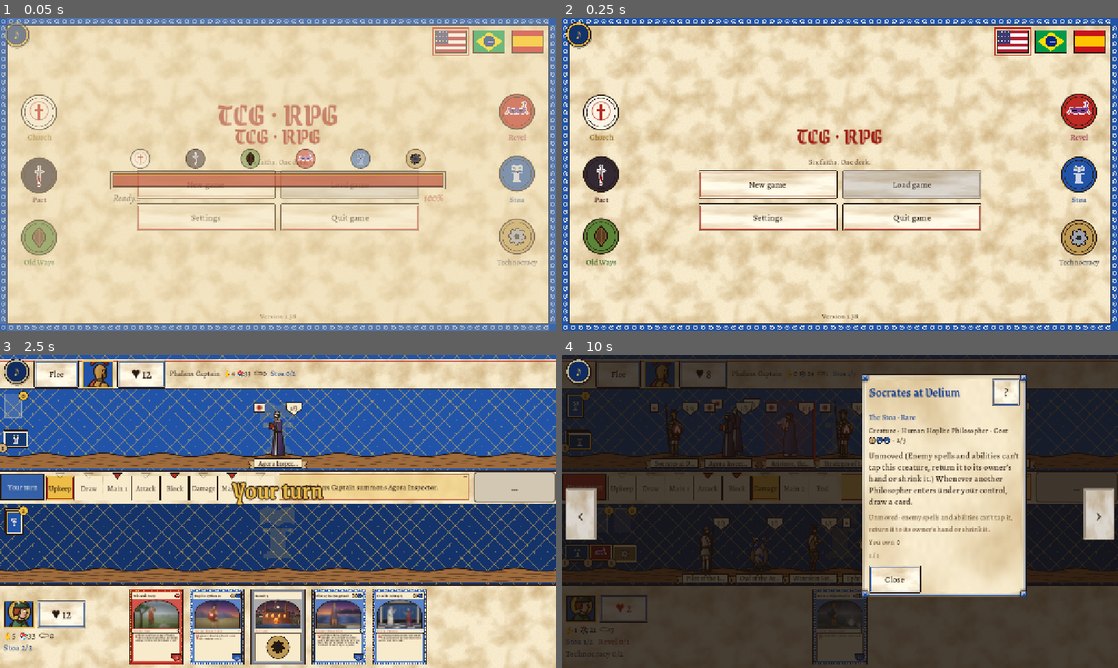
Above: before the commit, frames 1-4 (two rows, left to right).
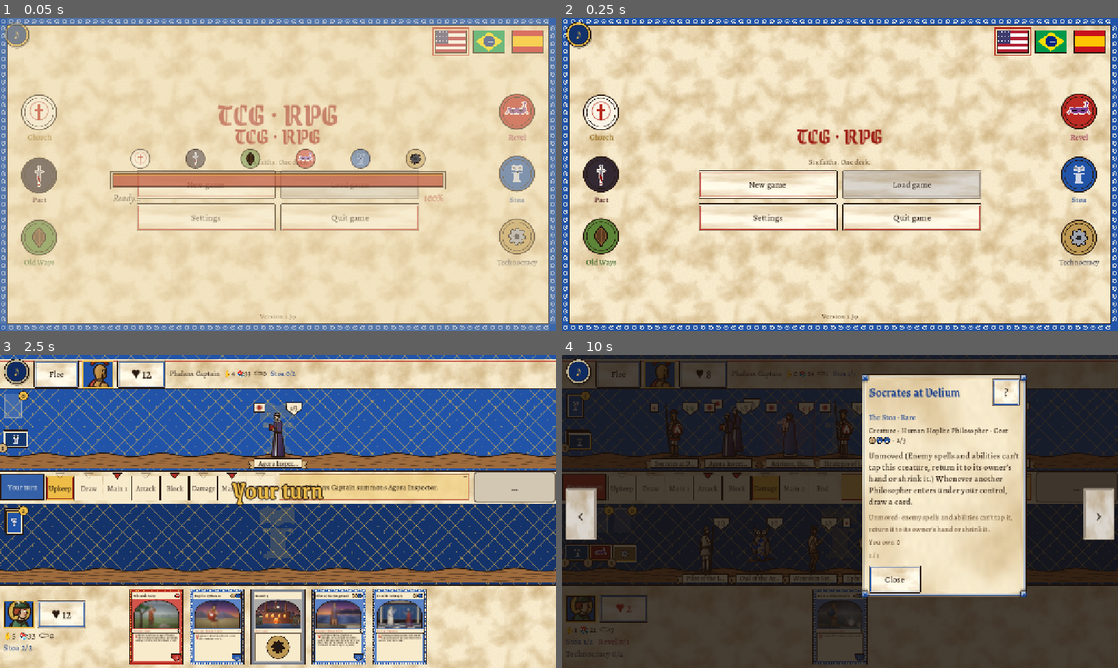
Above: after the commit, the same moments.

Repository: cavaleirobrancopensante/TCG-RPG
Game: Godot game, scene res://tests/smoke_test.tscn
Two runs of this game, one before a commit and one after it. Both use one fixed random seed, a clock stepped at 60 frames per second and the inputs below. This scene is started directly instead of the project's main scene.
Inputs (mouse positions are in pixels of both pictures, inside the frame that each line leads up to):
- Up to frame 1 (0.05 s): no input
- Up to frame 2 (0.25 s): no input
- Up to frame 3 (2.5 s): tap Enter at 0.5, 0.6 s; move the mouse to (400, 495) at 0.52 s; hold Right (ui_right) 0.53-1.25 s; click (400, 495) at 0.67 s; tap Space at 0.77 s; drag from (166, 527) to (250, 574) at 1.27 s; move the mouse to (278, 511) at 2.02 s; hold Right (ui_right) from 2.03 s (still down); tap M at 2.1 s; click (278, 511) at 2.17 s
- Up to frame 4 (10 s): release Right (ui_right) at 2.75 s; drag from (589, 430) to (673, 464) at 2.77 s; drag from (840, 436) to (867, 511) at 3.52 s; drag from (867, 436) to (756, 433) at 4.27 s; move the mouse to (701, 486) at 5.02 s; hold Down (ui_down) 5.03-5.75 s; tap Keypad Enter at 5.1 s; click (701, 486) at 5.17 s; drag from (895, 436) to (728, 527) at 5.77 s; click "Flee" at 6.5 s; drag from (895, 436) to (895, 442) at 7.27 s; drag from (923, 436) to (812, 574) at 8.02 s; move the mouse to (817, 430) at 8.77 s; hold Down (ui_down) 8.78-9.5 s; tap Enter at 8.85 s; click (817, 430) at 8.92 s; drag from (923, 436) to (673, 464) at 9.52 s

The runs differ from the first frame. In frame 1, less than 0.1% of the frame differs, in the area x 52-54%, y 94-97%; in frame 2, less than 0.1%; in frame 3, less than 0.1%, in the area x 48-52%, y 17-33%; in frame 4, less than 0.1%.
Error in both runs: Invalid call. Nonexistent function 'find_child' in base 'Nil'. (res://tests/smoke_test.gd:811)

Commit message:
1.39: smoother duels (fewer repaints, no idle bob, slow glow, hand rebuilt only on change)
Co-Authored-By: Claude Opus 5.5 <noreply@anthropic.com>
Claude-Session: https://claude.ai/code/session_01HitH66itUkjde1DxHgtaC5

Diff:
--- a/project.godot
+++ b/project.godot
@@ -12,7 +12,7 @@
 
 config/name="TCG-RPG"
 config/description="A card-battle RPG: MTG-style rules, Yu-Gi-Oh!-style summons, open world."
-config/version="1.38"
+config/version="1.39"
 run/main_scene="res://scenes/main.tscn"
 config/features=PackedStringArray("4.7", "GL Compatibility")
 boot_splash/bg_color=Color(0.93, 0.86, 0.7, 1)
--- a/scripts/battle/battle_scene.gd
+++ b/scripts/battle/battle_scene.gd
@@ -578,6 +578,7 @@
 	var scene: BattleScene
 	var flashes: Array = []          # [from, to, colour, time left]
 	var _redraw := false
+	var _tick := 0.0
 
 	func flash(from: Vector2, to: Vector2, col: Color, t: float = 0.9) -> void:
 		flashes.append([from, to, col, t])
@@ -591,7 +592,9 @@
 		flashes = flashes.filter(func(fl): return fl[3] > 0.0)
 		# arrows that stay follow their figures while the layout settles
 		var stays: bool = scene != null and scene.st != null and (scene.mode == "attack" or scene.st.phase in ["block", "combat"] or not scene.view_stack.is_empty())
-		if live or _redraw or stays:
+		_tick += delta
+		if (live or _redraw or stays) and _tick >= 1.0 / 30.0:
+			_tick = 0.0
 			_redraw = flashes.size() > 0
 			queue_redraw()
 
@@ -932,9 +935,19 @@
 		(player_info if i == 0 else enemy_info).text = t
 
 
+var _hand_key := ""          # the hand last built: rebuilt only when it changes
+
+
 func _rebuild_hand() -> void:
+	var hand: Array = st.side(0).hand
+	# making card views is the costliest thing in a refresh: keep them while the hand is the same
+	var key := "%s|%s" % [str(hand), str(hand_scale)]
+	if key == _hand_key and hand_box.get_child_count() == hand.size():
+		hand_box.arrange()
+		_update_hand_glow()
+		return
+	_hand_key = key
 	UIKit.clear(hand_box)
-	var hand: Array = st.side(0).hand
 	for idx in hand.size():
 		var cv := CardView.create(hand[idx], hand_scale)
 		var i2 := idx
@@ -1000,7 +1013,7 @@
 			return
 		_t += delta
 		_acc += delta
-		if _acc >= 0.05:
+		if _acc >= 0.2:        # a slow beat: five repaints a second is plenty for a glow
 			_acc = 0.0
 			queue_redraw()
 
--- a/scripts/battle/summon_figure.gd
+++ b/scripts/battle/summon_figure.gd
@@ -94,14 +94,18 @@
 ## Painting a figure is costly, so redraw only while something moves: every frame during
 ## animations, a few times a second for the idle bob and the pulsing marks.
 func _process(delta: float) -> void:
-	_bob += delta * 2.2
 	var animating := summon_t < 1.0 or fade < 1.0 or flash > 0.0 or lunge != Vector2.ZERO
+	_idle_acc += delta
 	if animating:
-		queue_redraw()
+		# animations at about 30 frames a second: smooth enough, half the painting
+		if _idle_acc >= 1.0 / 30.0:
+			_idle_acc = 0.0
+			queue_redraw()
 		return
-	_idle_acc += delta
-	if _idle_acc >= (0.08 if mark != "" else 0.25):
+	# at rest a figure stands still (no idle bob); a mark (ready, selected) beats slowly
+	if mark != "" and _idle_acc >= 0.25:
 		_idle_acc = 0.0
+		_bob += 0.55
 		queue_redraw()
 
 
--- a/scripts/ui/card_view.gd
+++ b/scripts/ui/card_view.gd
@@ -66,7 +66,7 @@
 	if foil or highlight or selected:
 		_t += delta
 		_acc += delta
-		if _acc >= 0.05:       # ~20 repaints a second is plenty for the shimmer and glow
+		if _acc >= 0.15:       # a few repaints a second is plenty for the shimmer and glow
 			_acc = 0.0
 			queue_redraw()
 
Not shown, changed: README.md
